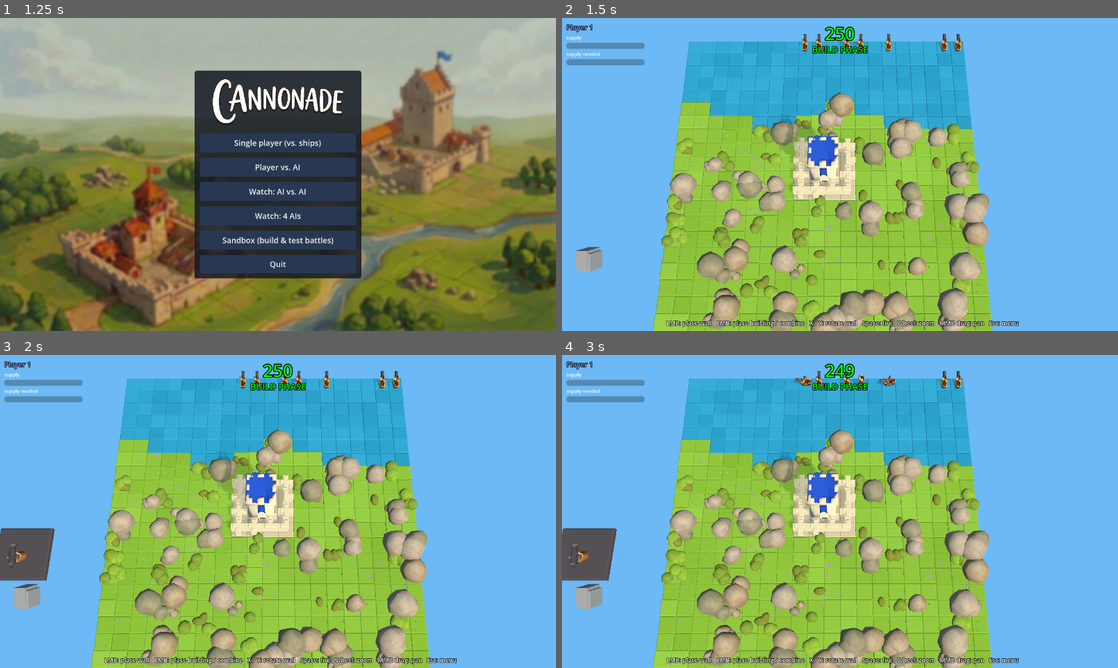
Above: before the commit, frames 1-4 (two rows, left to right).
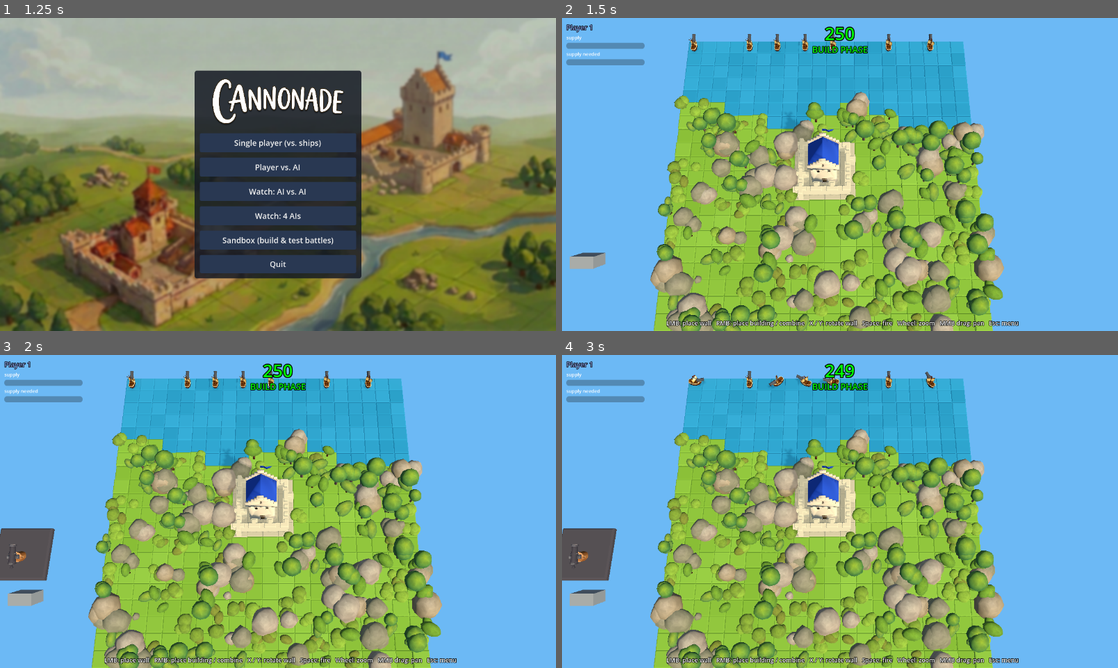
Above: after the commit, the same moments.

Repository: sebastianrueckerai/cannonade
Game: Godot game, scene res://scenes/splash.tscn
The game is run twice, just before and just after one commit, with the same random seed, the same clock (stepped at 60 frames per second) and the same inputs.
Inputs (mouse positions are in pixels of both pictures, inside the frame that each line leads up to):
- Up to frame 1 (1.25 s): tap Enter at 0.5 s; move the mouse to (400, 158) at 0.52 s; right-click (400, 158) at 0.6 s; click (400, 158) at 0.67 s
- Up to frame 2 (1.5 s): click "Single player (vs. ships)" at 1.25 s
- Up to frame 3 (2 s): no input
- Up to frame 4 (3 s): tap Space (fire) at 2, 2.85 s; drag from (728, 527) to (812, 574) at 2.02 s; move the mouse to (895, 442) at 2.77 s; click (895, 442) at 2.92 s

Frame 1 is identical in both runs. In frame 2, 27% of the frame differs, in the area x 1-80%, y 5-100%; in frame 3, 27%; in frame 4, 27%.

Commit message:
Nature draw trimmed to the three approved kinds (D51)
The other six kinds wait on blender-ai C5; keeping them out of the draw means no
old FBX prop appears in a first game.

Co-Authored-By: Claude Code <noreply@anthropic.com>

Diff:
--- a/scripts/components/Map.gd
+++ b/scripts/components/Map.gd
@@ -17,12 +17,11 @@
 @export var waterColorMin := Color("#2f9fc9").lightened(0.04)
 @export var waterColorMax := Color("#2f9fc9").darkened(0.06)
 @export var wallColor := Color("#e8d6b0").darkened(0.1)
+# The approved painted kinds only (D50); the other six kinds wait on blender-ai C5 and
+# stay out of the draw so no old FBX prop appears in a first game.
 @export var customModelMakerPrefabs: Array = [
-	preload("res://prefabs/Maker_BigLeafTree.tscn"), preload("res://prefabs/Maker_Boulder.tscn"),
-	preload("res://prefabs/Maker_Bush.tscn"), preload("res://prefabs/Maker_Evergreen.tscn"),
-	preload("res://prefabs/Maker_Grass.tscn"), preload("res://prefabs/Maker_LeafTree.tscn"),
-	preload("res://prefabs/Maker_Mushroom.tscn"), preload("res://prefabs/Maker_Stones.tscn"),
-	preload("res://prefabs/Maker_Twiggy.tscn")]
+	preload("res://prefabs/Maker_Boulder.tscn"), preload("res://prefabs/Maker_Bush.tscn"),
+	preload("res://prefabs/Maker_LeafTree.tscn")]
 @export var buildingRange := 2
 @export var maxModelTypes := 4
 ## Set to false to skip decorations (faster headless simulations).
